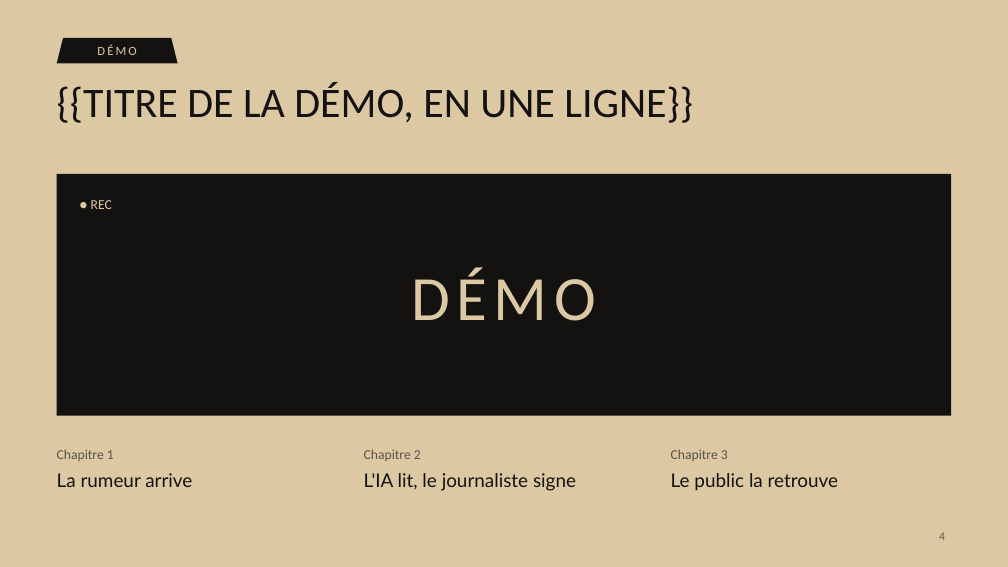
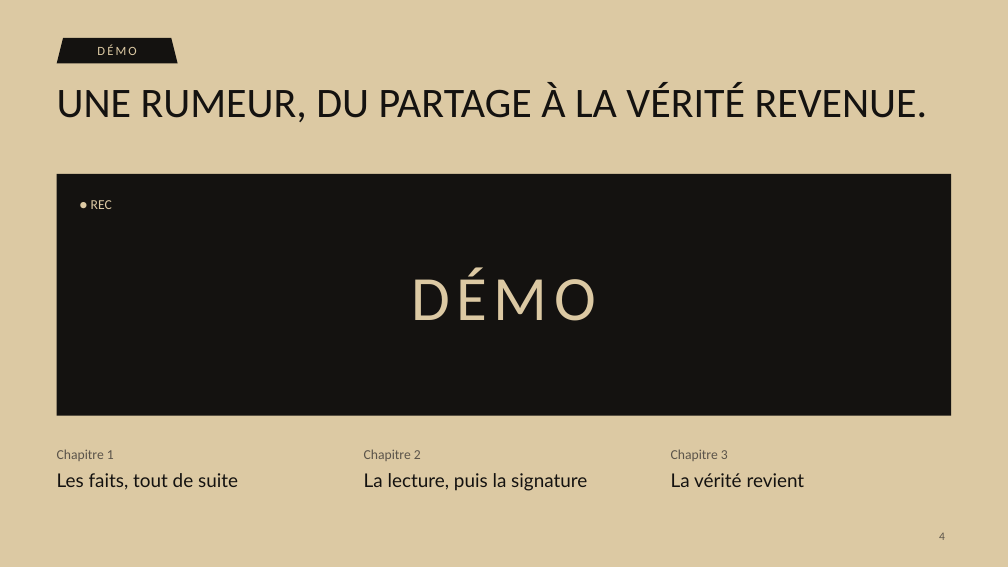
Before and after one commit to 0nlyDevs/checky-platform, a slide deck: slide 4 of docs/pitch/deck/fanilo-pitch.pptx. Drawn at 1008x567 pixels with LibreOffice and Linux fonts; fonts in the diff are those of the drawing. Boxes give left, top, right and bottom in pixels: in the first picture for what was removed or moved away, otherwise in the second. Text is boxed around its words. In the diff, an @@ line names an element or a change of style, - is before the commit and + after.

```diff
--- a/docs/pitch/deck/fanilo-pitch.pptx
+++ b/docs/pitch/deck/fanilo-pitch.pptx
@@ title at [57,83,928,122]: text changed @@
-{{TITRE DE LA DÉMO, EN UNE LIGNE}}
+UNE RUMEUR, DU PARTAGE À LA VÉRITÉ REVENUE.
@@ text at [57,473,238,490]: text changed @@
-La rumeur arrive
+Les faits, tout de suite
@@ text at [364,473,587,491]: text changed @@
-L'IA lit, le journaliste signe
+La lecture, puis la signature
@@ text at [671,473,805,487]: text changed @@
-Le public la retrouve
+La vérité revient
```
Also in this commit, not shown: 5 other slides changed, 2 slides added, 2 slides removed, 2 other files.
